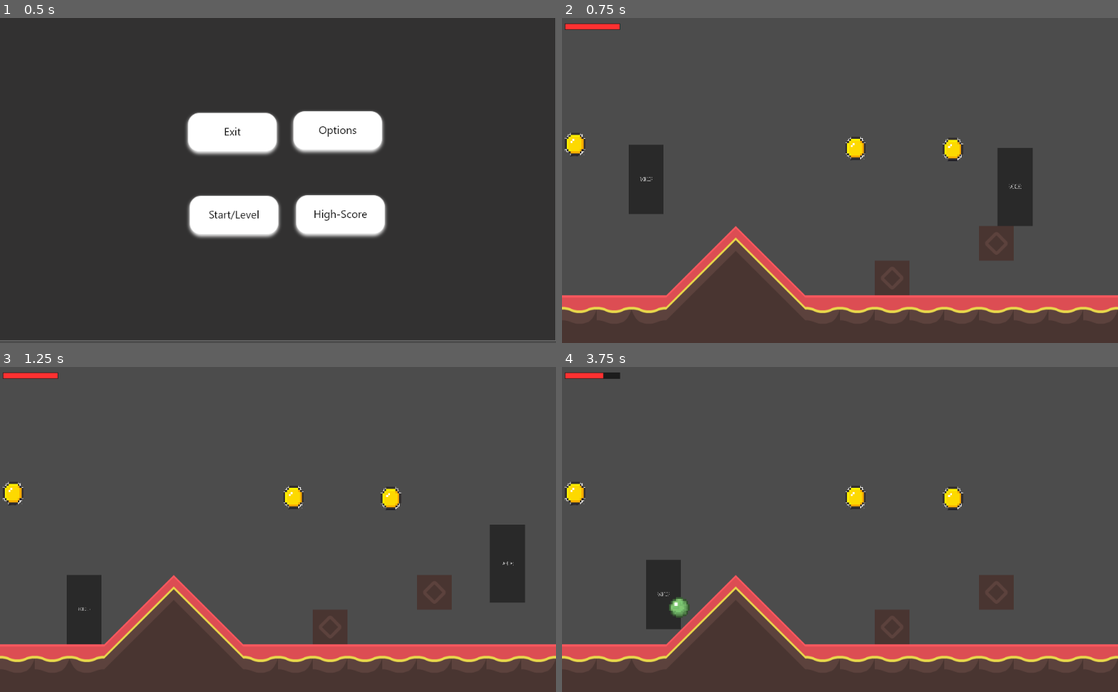
Above: before the commit, frames 1-4 (two rows, left to right).
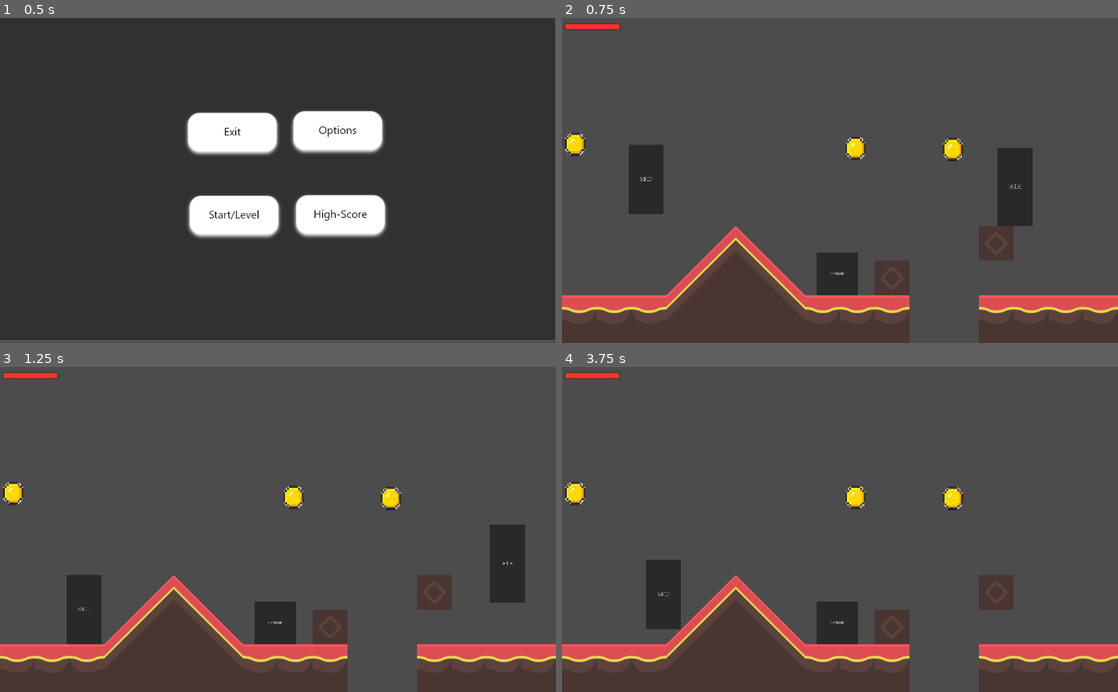
Above: after the commit, the same moments.

Repository: INF19IT2/2d-Jump-n-Run-SE
Game: Godot game, scene res://Scenes/MainScene/MainScene.tscn
Same seed, same stepped clock (60 frames per second), same inputs: the game is played once before the commit and once after it. The engine's default icon, where the game draws it, is replaced by a stand-in: a white triangle on a blue panel in a dark square.
Inputs (mouse positions are in pixels of both pictures, inside the frame that each line leads up to):
- Up to frame 1 (0.5 s): no input
- Up to frame 2 (0.75 s): click (795, 216) at 0.5 s
- Up to frame 3 (1.25 s): no input
- Up to frame 4 (3.75 s): tap Enter (shoot, bound only before the commit) at 1.25, 1.35, 2.3, 3.6 s; hold D (move_right) 1.28-2.78 s; tap W (move_up) at 1.52, 2.27 s; tap F (test_dmg, bound only before the commit) at 1.55, 2.1, 3.05 s; hold A (move_left) 2.78-3.53 s; hold Shift (running) 2.78-3.53 s; hold D (move_right) from 3.53 s (still down)

Frame 1 is identical in both runs. In frame 2, 2.4% of the frame differs, in the area x 45-75%, y 72-100%; in frame 3, 2.4%; in frame 4, 2.7%, in the area x 7-75%, y 1-100%.

Commit message:
Checkpoint added

Diff:
--- a/2d-Jump-n-Run-SE/Scenes/First_Level/First_Level.tscn
+++ b/2d-Jump-n-Run-SE/Scenes/First_Level/First_Level.tscn
@@ -1,10 +1,11 @@
-[gd_scene load_steps=6 format=2]
+[gd_scene load_steps=7 format=2]
 
 [ext_resource path="res://Scenes/First_Level/first_level_tileset.tres" type="TileSet" id=1]
 [ext_resource path="res://Scenes/PauseMenu/PaueMenu.tscn" type="PackedScene" id=2]
 [ext_resource path="res://Scenes/Objects/Player.tscn" type="PackedScene" id=3]
 [ext_resource path="res://Scenes/Objects/Collectable.tscn" type="PackedScene" id=4]
 [ext_resource path="res://Scenes/Objects/Dummy.tscn" type="PackedScene" id=5]
+[ext_resource path="res://Scenes/Objects/Checkpoint.tscn" type="PackedScene" id=6]
 
 [node name="Node2D" type="Node2D"]
 
@@ -17,7 +18,7 @@
 [node name="TileMap" type="TileMap" parent="CanvasLayer"]
 tile_set = ExtResource( 1 )
 format = 1
-tile_data = PoolIntArray( 65535, 0, 0, 21, 0, 0, 131071, 0,  …(429 unchanged characters)… 25, 0, 524296, 25, 0, 524297, 25, 0, 524298, 25, 0, 524299, 25, 0, 524300, 25, 0, 524301, 25, 0, 524302, 25, 0, 524303, 25, 0, 524304, 25, 0, 524305, 25, 0, 524306, 25, 0, 524307, 25, 0, 524308, 25, 0, 524309, 0, 0, 655359, 0, 0, 589824, 0, 0, 589825, 0, 0, 589826, 0, 0, 589827, 0, 0, 589828, 0, 0, 589829, 0, 0, 589830, 0, 0, 589831, 0, 0, 589832, 0, 0, 589833, 0, 0, 589834, 0, 0, 589835, 0, 0, 589836, 0, 0, 589837, 0, 0, 5898 …(108 unchanged characters)…
+tile_data = PoolIntArray( 65535, 0, 0, 21, 0, 0, 131071, 0,  …(429 unchanged characters)… 25, 0, 524296, 25, 0, 524297, 25, 0, 524300, 25, 0, 524301, 25, 0, 524302, 25, 0, 524303, 25, 0, 524304, 25, 0, 524305, 25, 0, 524306, 25, 0, 524307, 25, 0, 524308, 25, 0, 524309, 0, 0, 655359, 0, 0, 589824, 0, 0, 589825, 0, 0, 589826, 0, 0, 589827, 0, 0, 589828, 0, 0, 589829, 0, 0, 589830, 0, 0, 589831, 0, 0, 589832, 0, 0, 589833, 0, 0, 589836, 0, 0, 589837, 0, 0, 5898 …(108 unchanged characters)…
 
 [node name="Player" parent="CanvasLayer" instance=ExtResource( 3 )]
 position = Vector2( 155, 286 )
@@ -45,3 +46,6 @@
 
 [node name="KinematicBody2D" parent="." instance=ExtResource( 5 )]
 position = Vector2( 801, 310 )
+
+[node name="Checkpoint" parent="." instance=ExtResource( 6 )]
+position = Vector2( 507.315, 472.74 )
--- /dev/null
+++ b/2d-Jump-n-Run-SE/Scenes/Objects/Checkpoint.gd
@@ -0,0 +1,18 @@
+extends Area2D
+
+
+# Declare member variables here.
+onready var checkpoint_default = $Sprite
+onready var checkpoint_active = $Sprite2
+
+# Called when the node enters the scene tree for the first time.
+func _ready():
+	pass
+
+
+
+func _on_Area2D_body_entered(body):
+	if (body.has_method("set_checkpoint")):
+		body.set_checkpoint(checkpoint_active.get_global_position())
+		checkpoint_default.visible = false
+		checkpoint_active.visible = true
--- /dev/null
+++ b/2d-Jump-n-Run-SE/Scenes/Objects/Checkpoint.tscn
@@ -0,0 +1,25 @@
+[gd_scene load_steps=5 format=2]
+
+[ext_resource path="res://Scenes/Objects/Checkpoint.gd" type="Script" id=1]
+[ext_resource path="res://placeholder.png" type="Texture" id=2]
+[ext_resource path="res://icon.png" type="Texture" id=3]
+
+[sub_resource type="RectangleShape2D" id=1]
+extents = Vector2( 37.7569, 39.1935 )
+
+[node name="Area2D" type="Area2D"]
+script = ExtResource( 1 )
+
+[node name="Sprite" type="Sprite" parent="."]
+scale = Vector2( 0.0633333, 0.0877778 )
+texture = ExtResource( 2 )
+
+[node name="CollisionShape2D" type="CollisionShape2D" parent="."]
+shape = SubResource( 1 )
+
+[node name="Sprite2" type="Sprite" parent="."]
+visible = false
+position = Vector2( 0.242895, -0.433323 )
+scale = Vector2( 1.18437, 1.224 )
+texture = ExtResource( 3 )
+[connection signal="body_entered" from="." to="." method="_on_Area2D_body_entered"]
--- a/2d-Jump-n-Run-SE/Scenes/Objects/Player.tscn
+++ b/2d-Jump-n-Run-SE/Scenes/Objects/Player.tscn
@@ -29,7 +29,6 @@
 position = Vector2( 0, 0.420448 )
 shape = SubResource( 1 )
 
-
 [node name="Ducking_CollisionShape2D" type="CollisionShape2D" parent="."]
 position = Vector2( 0, 32 )
 scale = Vector2( 1, 0.99 )
--- a/2d-Jump-n-Run-SE/Scripts/Player_Modell/Player_Script.gd
+++ b/2d-Jump-n-Run-SE/Scripts/Player_Modell/Player_Script.gd
@@ -32,9 +32,18 @@
 var velocity = Vector2()
 var facingRight = true
 
+var pos = Vector2()
+
+func set_checkpoint(var check):
+	pos = check
+	print(pos)
+
 #gets called when the node and its children have entered the scene tree
 func _ready():
 	emit_signal("player_stats_changed", self)
+	print(player_standing.get_global_position())
+
+
 
 #gets called 60 times a second
 func _physics_process(delta):
--- a/2d-Jump-n-Run-SE/project.godot
+++ b/2d-Jump-n-Run-SE/project.godot
@@ -51,25 +51,6 @@
 "events": [ Object(InputEventKey,"resource_local_to_scene":false,"resource_name":"","device":0,"alt":false,"shift":false,"control":false,"meta":false,"command":false,"pressed":false,"scancode":16777237,"unicode":0,"echo":false,"script":null)
  ]
 }
-shoot={
-"deadzone": 0.5,
-"events": [ Object(InputEventKey,"resource_local_to_scene":false,"resource_name":"","device":0,"alt":false,"shift":false,"control":false,"meta":false,"command":false,"pressed":false,"scancode":16777221,"unicode":0,"echo":false,"script":null)
- ]
-}
-test_dmg={
-"deadzone": 0.5,
-"events": [ Object(InputEventKey,"resource_local_to_scene":false,"resource_name":"","device":0,"alt":false,"shift":false,"control":false,"meta":false,"command":false,"pressed":false,"scancode":70,"unicode":0,"echo":false,"script":null)
- ]
-}
-pause_button={
-"deadzone": 0.5,
-"events": [ Object(InputEventKey,"resource_local_to_scene":false,"resource_name":"","device":0,"alt":false,"shift":false,"control":false,"meta":false,"command":false,"pressed":false,"scancode":16777217,"unicode":0,"echo":false,"script":null)
- ]
-}
-
-[layer_]
-
-Layer=false
 
 [rendering]
 
Not shown: 1 places in 2d-Jump-n-Run-SE/Scenes/Objects/Player.tscn that only renumber resources
